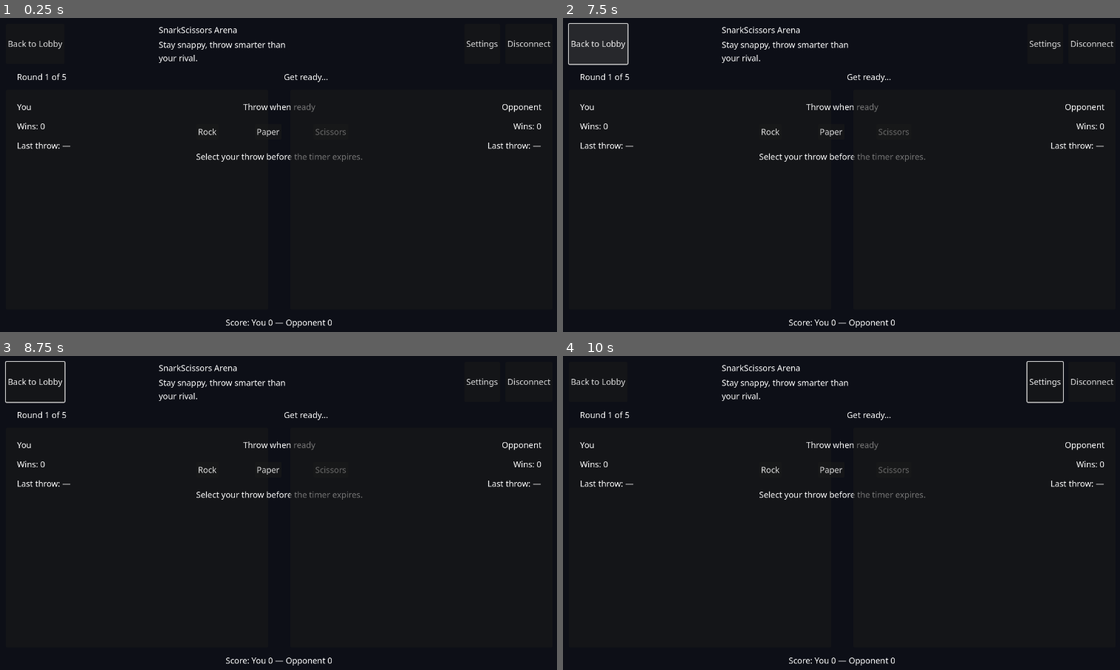
Above: before the commit, frames 1-4 (two rows, left to right).
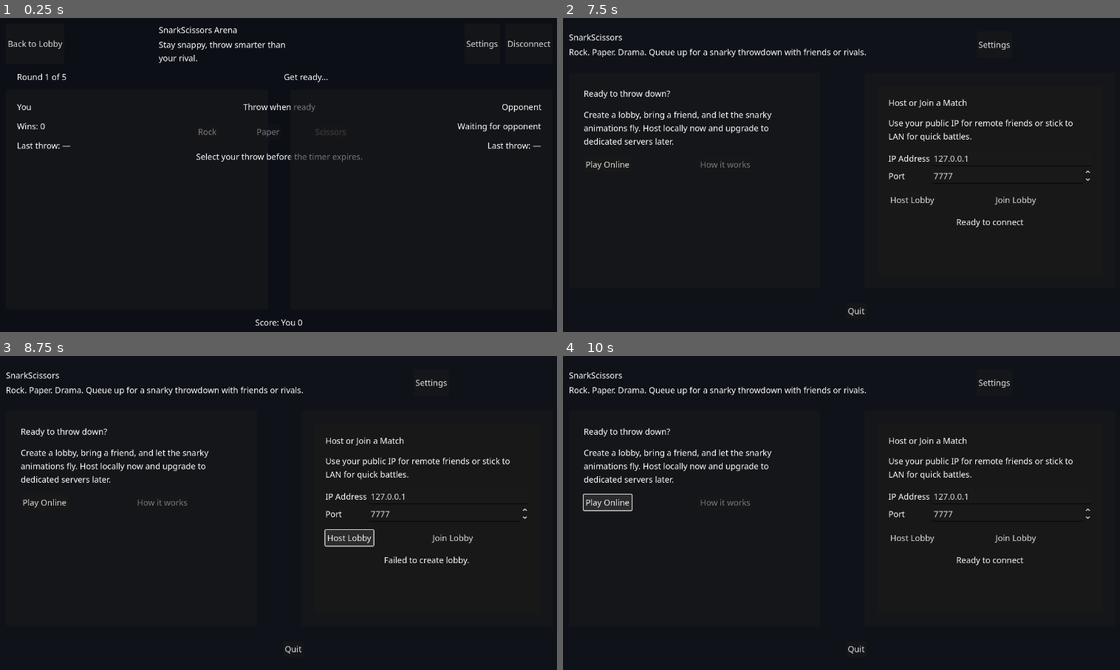
Above: after the commit, the same moments.

Repository: LordLobotom/SnarkScissors
Game: Godot game, scene res://scenes/GameScene.tscn
Two runs of this game, one before a commit and one after it. Both use one fixed random seed, a clock stepped at 60 frames per second and the inputs below. This scene is started directly instead of the project's main scene.
Inputs (mouse positions are in pixels of both pictures, inside the frame that each line leads up to):
- Up to frame 1 (0.25 s): no input
- Up to frame 2 (7.5 s): click (769, 131) at 0.5 s, where only the run before the commit has a clickable "Rock"; click (830, 131) at 1.25 s, where only the run before the commit has a clickable "Paper"; click (891, 131) at 2 s, where only the run before the commit has a clickable "Scissors"; click (769, 131) at 2.75 s, where only the run before the commit has a clickable "Rock"; click (830, 131) at 3.5 s, where only the run before the commit has a clickable "Paper"; click (891, 131) at 4.25 s, where only the run before the commit has a clickable "Scissors"; click (769, 131) at 5 s, where only the run before the commit has a clickable "Rock"; click (830, 131) at 5.75 s, where only the run before the commit has a clickable "Paper"; click (891, 131) at 6.5 s, where only the run before the commit has a clickable "Scissors"; click "Back to Lobby" at 7.25 s
- Up to frame 3 (8.75 s): click (350, 538) at 8 s, where only the run after the commit has a clickable "Host Lobby"
- Up to frame 4 (10 s): click "Settings" at 8.75 s; click (607, 503) at 9.5 s, where only the run after the commit has a clickable "Play Online"

The runs differ from the first frame. In frame 1, 0.5% of the frame differs, in the area x 35-98%, y 33-99%; in frame 2, 4.8%; in frame 3, 4.9%, in the area x 0-99%, y 1-99%; in frame 4, 4.8%.
Error before the commit: Parse Error: Cannot find member "ALIGNMENT_CENTER_LEFT" in base "BoxContainer". (res://scripts/GameScene.gd:365)

Commit message:
Fix BoxContainer alignment constant for Godot 4.x
- Change ALIGNMENT_CENTER_LEFT to ALIGNMENT_BEGIN (Godot 4.x naming)

🤖 Generated with [Claude Code](https://claude.com/claude-code)

Co-Authored-By: Claude <noreply@anthropic.com>

Diff:
--- a/scripts/GameScene.gd
+++ b/scripts/GameScene.gd
@@ -362,7 +362,7 @@
 
 	for player_id in choices:
 		var choice_item = HBoxContainer.new()
-		choice_item.alignment = BoxContainer.ALIGNMENT_CENTER_LEFT
+		choice_item.alignment = BoxContainer.ALIGNMENT_BEGIN
 		choice_item.theme = theme
 		choice_item.add_theme_constant_override("separation", 12)
 
